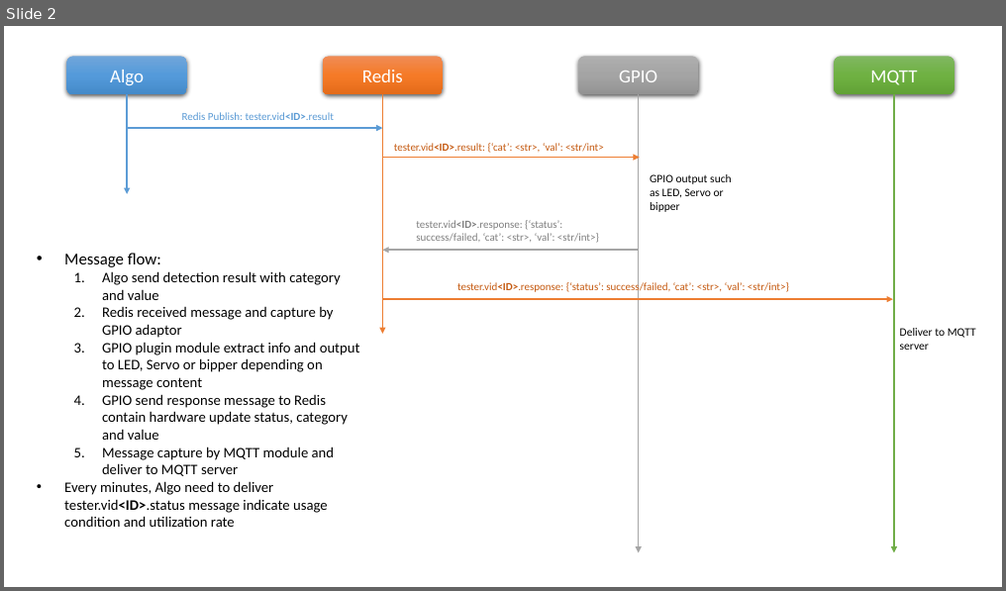
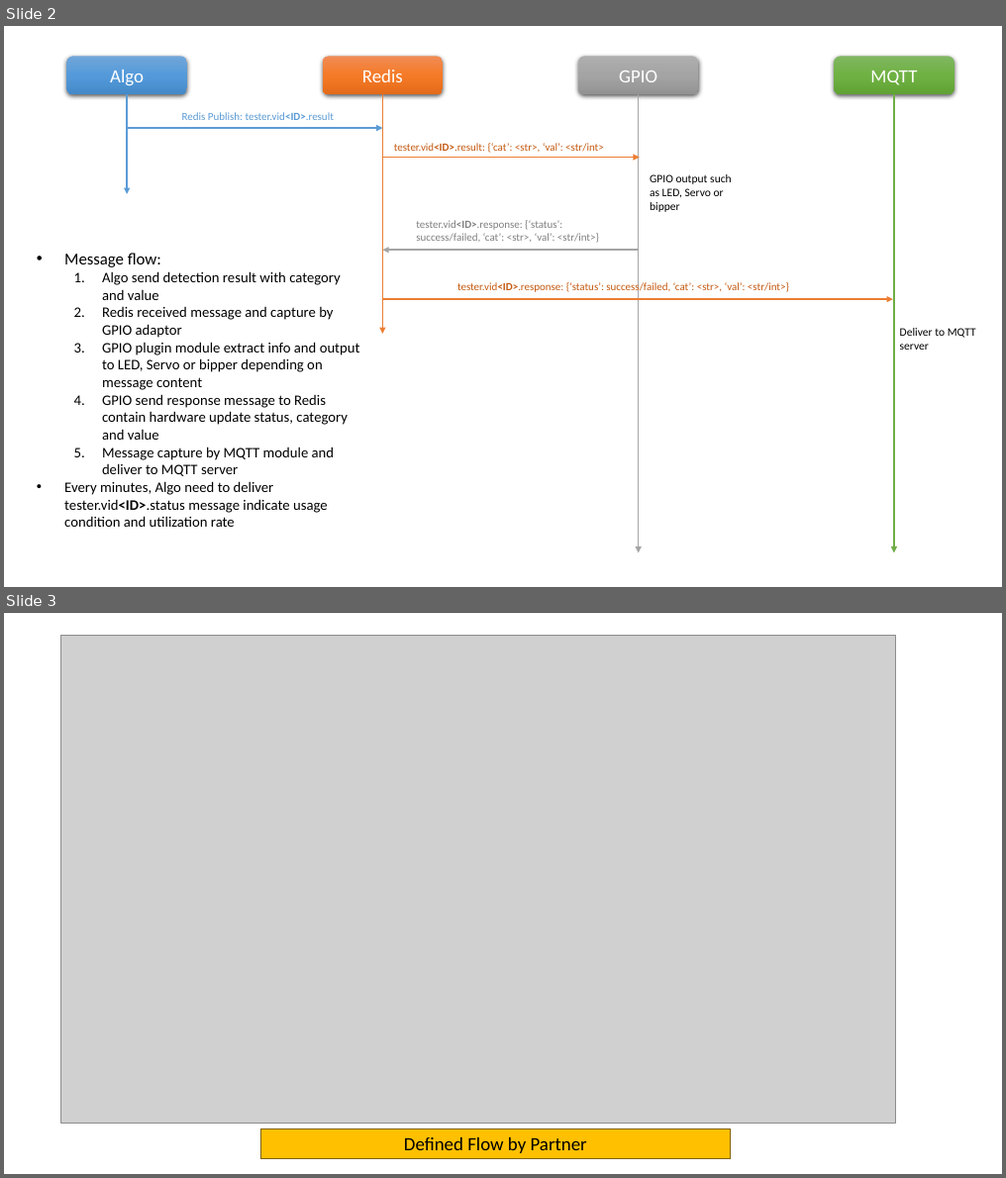
Before and after one commit to chengks99/testerSoftware, a slide deck: documents/SystemFlow.pptx. Shown one above the other, each under a label of ours: slide 2 before the commit, slides 2 and 3 after it. The pictures are 1006x591 and 1006x1178 pixels, drawn with LibreOffice and Linux fonts; fonts in the diff are those of the drawing; grey boxes stand for pictures. Boxes give left, top, right and bottom in pixels: in the first picture for what was removed or moved away, otherwise in the second. Text is boxed around its words. In the diff, an @@ line names an element or a change of style, - is before the commit and + after.

Commit message:
update system flow

```diff
--- a/documents/SystemFlow.pptx
+++ b/documents/SystemFlow.pptx
@@ slide 3 added at box(4, 613, 1002, 1174), background #FFFFFF @@
@@ picture added at box(60, 635, 896, 1123) @@
@@ rectangle added at box(260, 1129, 731, 1158), fill #FFC000, outline #806000 0.75 pt, 18 pt, text #000000 @@
+Defined Flow by Partner
```
Also in this commit, not shown: 4 other slides added.
